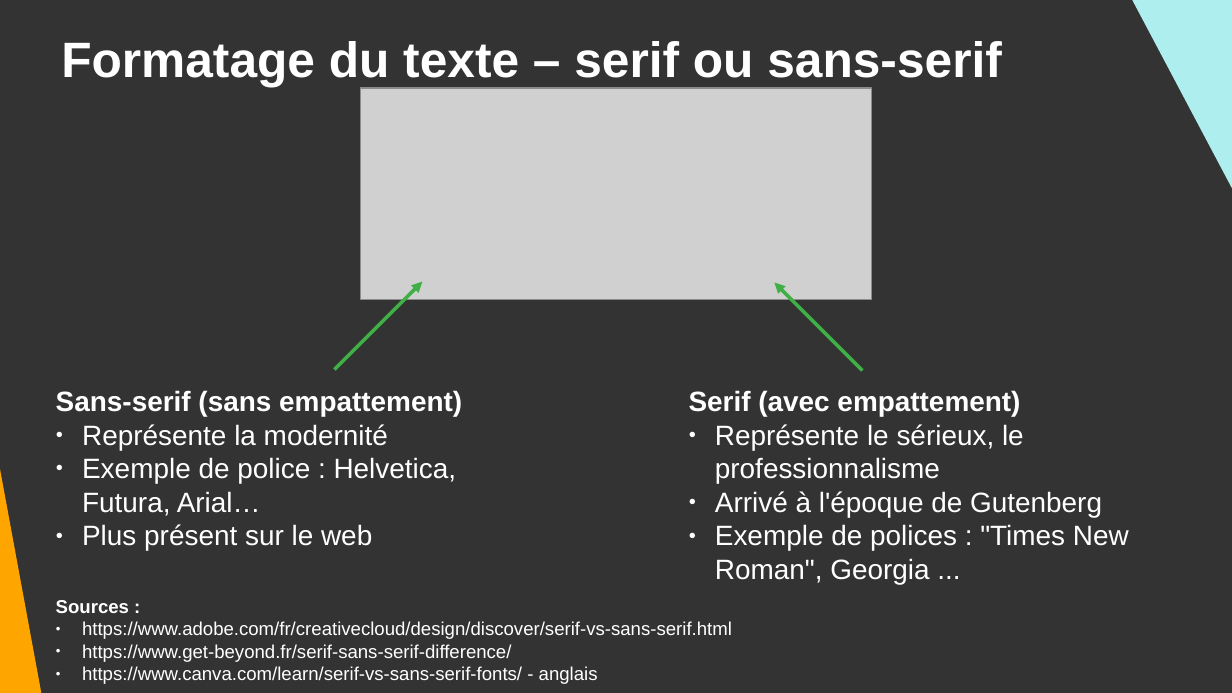
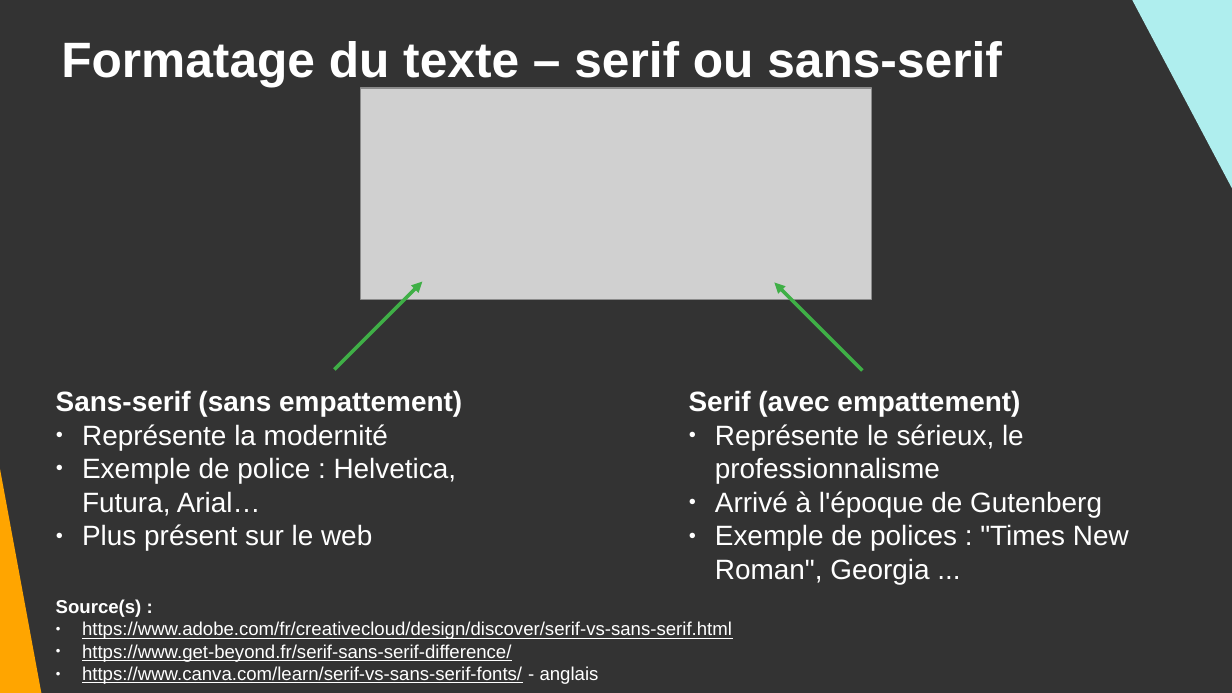
Before and after one commit to DanYellow/cours, a slide deck: slide 10 of integration-web-s1/travaux-pratiques/numero-4/presentation.odp. Drawn at 1232x693 pixels with LibreOffice and Linux fonts; fonts in the diff are those of the drawing; grey boxes stand for pictures. Boxes give left, top, right and bottom in pixels: in the first picture for what was removed or moved away, otherwise in the second. Text is boxed around its words. In the diff, an @@ line names an element or a change of style, - is before the commit and + after.

```diff
--- a/integration-web-s1/travaux-pratiques/numero-4/presentation.odp
+++ b/integration-web-s1/travaux-pratiques/numero-4/presentation.odp
@@ text at (56, 599, 142, 617): text changed @@
-Sources :
+Source(s) :
@@ text at (82, 621, 732, 684): underline on @@
```
Also in this commit, not shown: 29 other slides changed, 1 slide added, 13 other files.
